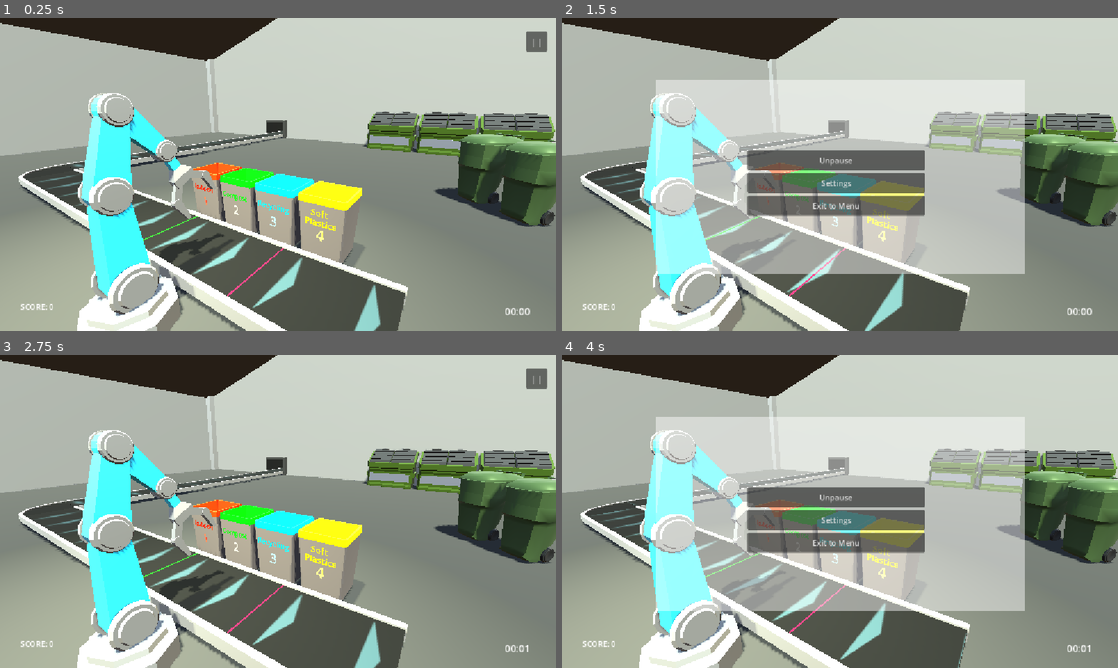
Above: before the commit, frames 1-4 (two rows, left to right).
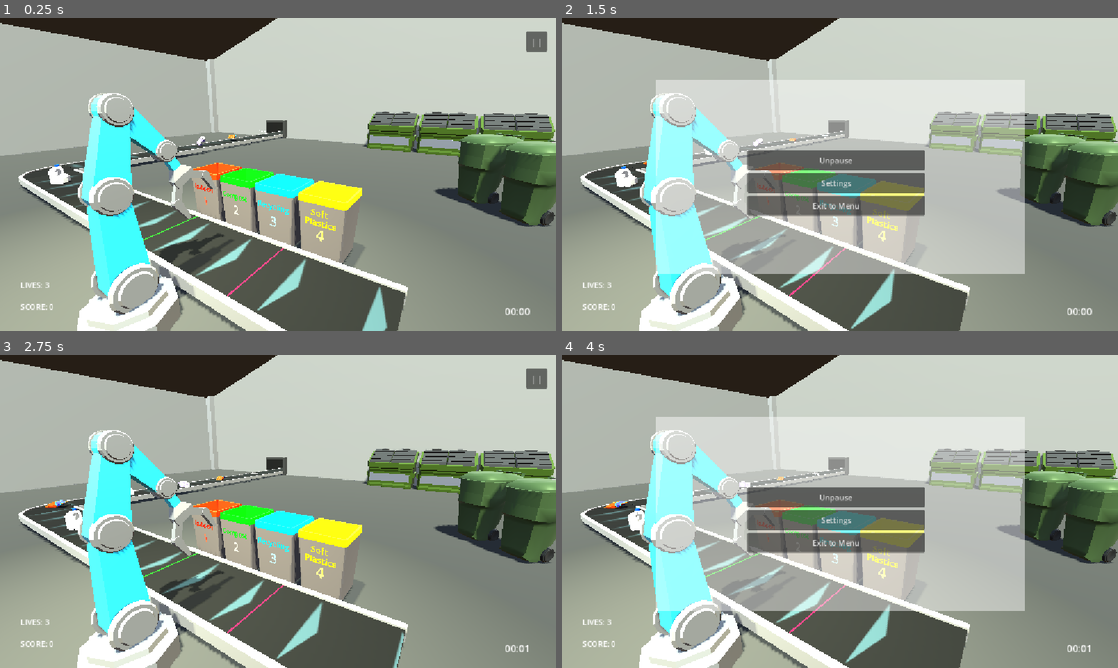
Above: after the commit, the same moments.

Repository: Helena-Schick/Recycling-game
Game: Godot game, scene res://scenes/level.tscn
The game is run twice, just before and just after one commit, with the same random seed, the same clock (stepped at 60 frames per second) and the same inputs. The project has no main scene, so this scene is started directly.
Inputs:
- Up to frame 1 (0.25 s): no input
- Up to frame 2 (1.5 s): click "| |" at 0.5 s; tap Enter at 1.25 s
- Up to frame 3 (2.75 s): click "Unpause" at 2 s
- Up to frame 4 (4 s): click "| |" at 2.75 s; tap Space at 3.5 s

The runs differ from the first frame. In frame 1, 1.7% of the frame differs, in the area x 3-70%, y 35-100%; in frame 2, 2.1%; in frame 3, 2.7%, in the area x 3-73%, y 37-100%; in frame 4, 1.5%.

Commit message:
added game over screen / lives

Diff:
--- /dev/null
+++ b/recycling-game-main/game_over_menu.gd
@@ -0,0 +1,24 @@
+extends Control
+
+@export var level_scene: String
+@export var main_menu: PackedScene
+@export var score_display: Node
+
+var score: int ## The final score
+
+
+# Called when the node enters the scene tree for the first time.
+func _ready() -> void:
+	score_display.text = str(score)
+
+
+func _on_play_pressed() -> void:
+	get_tree().paused = false
+	get_tree().change_scene_to_file(level_scene)
+	call_deferred("queue_free")
+
+
+func _on_exit_pressed() -> void:
+	get_tree().paused = false
+	get_tree().change_scene_to_packed(main_menu)
+	call_deferred("queue_free")
--- a/recycling-game-main/project.godot
+++ b/recycling-game-main/project.godot
@@ -58,7 +58,7 @@
 [physics]
 
 3d/physics_engine="Jolt Physics"
-3d/default_gravity=9.799999999999997
+3d/default_gravity=9.799999999999995
 
 [rendering]
 
--- /dev/null
+++ b/recycling-game-main/scenes/game_over_menu.tscn
@@ -0,0 +1,73 @@
+[gd_scene format=3 uid="uid://cdkbefx12avpx"]
+
+[ext_resource type="Script" uid="uid://nwlf882asb4k" path="res://game_over_menu.gd" id="1_6ebp1"]
+[ext_resource type="PackedScene" uid="uid://rnif5kchm8ca" path="res://scenes/main_menu.tscn" id="3_81acl"]
+
+[node name="Control" type="Control" unique_id=171901341 node_paths=PackedStringArray("score_display")]
+process_mode = 2
+layout_mode = 3
+anchors_preset = 15
+anchor_right = 1.0
+anchor_bottom = 1.0
+grow_horizontal = 2
+grow_vertical = 2
+script = ExtResource("1_6ebp1")
+level_scene = "res://scenes/level.tscn"
+main_menu = ExtResource("3_81acl")
+score_display = NodePath("Score")
+
+[node name="ColorRect2" type="ColorRect" parent="." unique_id=1177675889]
+layout_mode = 1
+anchors_preset = -1
+anchor_left = 0.16840278
+anchor_top = 0.19753087
+anchor_right = 0.8333333
+anchor_bottom = 0.81635803
+color = Color(0.8039216, 0.8039216, 0.8039216, 0.78431374)
+metadata/_edit_use_anchors_ = true
+
+[node name="Play" type="Button" parent="." unique_id=644609818]
+layout_mode = 1
+anchors_preset = -1
+anchor_left = 0.38194445
+anchor_top = 0.5123457
+anchor_right = 0.6024306
+anchor_bottom = 0.5941358
+text = "Play Again"
+metadata/_edit_use_anchors_ = true
+
+[node name="Exit" type="Button" parent="." unique_id=569170051]
+layout_mode = 0
+anchor_left = 0.3810764
+anchor_top = 0.625
+anchor_right = 0.6024306
+anchor_bottom = 0.70679015
+offset_bottom = -3.0517578e-05
+text = "Exit"
+metadata/_edit_use_anchors_ = true
+
+[node name="Score" type="Label" parent="." unique_id=1927946745]
+layout_mode = 1
+anchors_preset = -1
+anchor_left = 0.45572916
+anchor_top = 0.4228395
+anchor_right = 0.5295139
+anchor_bottom = 0.45833334
+theme_override_colors/font_color = Color(0, 0, 0, 1)
+text = "0"
+horizontal_alignment = 1
+metadata/_edit_use_anchors_ = true
+
+[node name="Label" type="Label" parent="." unique_id=1865447679]
+layout_mode = 0
+anchor_left = 0.42881945
+anchor_top = 0.33796296
+anchor_right = 0.5538194
+anchor_bottom = 0.3919753
+theme_override_colors/font_color = Color(0, 0, 0, 1)
+theme_override_font_sizes/font_size = 25
+text = "GAME OVER"
+metadata/_edit_use_anchors_ = true
+
+[connection signal="pressed" from="Play" to="." method="_on_play_pressed"]
+[connection signal="pressed" from="Exit" to="." method="_on_exit_pressed"]
--- a/recycling-game-main/scenes/level.tscn
+++ b/recycling-game-main/scenes/level.tscn
@@ -5,8 +5,10 @@
 [ext_resource type="PackedScene" uid="uid://rnif5kchm8ca" path="res://scenes/main_menu.tscn" id="2_ppgk2"]
 [ext_resource type="PackedScene" uid="uid://dq536o8uflxm8" path="res://scenes/bin.tscn" id="2_w7c3h"]
 [ext_resource type="PackedScene" uid="uid://c1o047ea2cv2a" path="res://scenes/settings_menu.tscn" id="3_2r41h"]
+[ext_resource type="PackedScene" uid="uid://bialkiujn08if" path="res://scenes/item.tscn" id="3_fpun6"]
 [ext_resource type="Material" uid="uid://bx2rmpwyutahk" path="res://assets/arm_resources/material2.tres" id="4_klq6b"]
 [ext_resource type="PackedScene" uid="uid://bla225e0h4nil" path="res://scenes/main_conveyer.tscn" id="4_mx8sn"]
+[ext_resource type="PackedScene" uid="uid://cdkbefx12avpx" path="res://scenes/game_over_menu.tscn" id="5_wc255"]
 [ext_resource type="Material" uid="uid://cijgkxewankfs" path="res://assets/arm_resources/material.tres" id="8_8c41q"]
 [ext_resource type="ArrayMesh" uid="uid://te6qca3jau21" path="res://assets/meshes/Root Scene_Trashcan_Green.res" id="8_b121j"]
 [ext_resource type="PackedScene" uid="uid://cnqw1ie7dkwdl" path="res://assets/meshes/Dumpster by Quaternius - PKsbolkZSr.glb" id="10_olg7q"]
@@ -401,7 +403,14 @@
 [sub_resource type="StandardMaterial3D" id="StandardMaterial3D_h6wmr"]
 albedo_color = Color(0.08701607, 0.08701607, 0.08701607, 1)
 
-[node name="level" type="Node3D" unique_id=447120380 node_paths=PackedStringArray("arm", "timer", "spawner", "conveyor", "camera_a", "camera_b", "animation", "pause_menu", "pause_button", "time_display", "score_display", "feedback_display")]
+[sub_resource type="Curve3D" id="Curve3D_64w2a"]
+_data = {
+"points": PackedVector3Array(0, 0, 0, 0, 0, 0, 60, 2, -32.8, 0, 0, 0, 0, 0, 0, 4.30591, 1.0319538, -32.62943, 0, 0, 0, 0, 0, 0, 4.657194, 0.5490551, -25.444862),
+"tilts": PackedFloat32Array(0, 0, 0)
+}
+point_count = 3
+
+[node name="level" type="Node3D" unique_id=447120380 node_paths=PackedStringArray("arm", "timer", "spawner", "conveyor", "camera_a", "camera_b", "animation", "pause_menu", "path_follow", "pause_button", "time_display", "score_display", "feedback_display", "lives_display")]
 script = ExtResource("1_mx8sn")
 arm = NodePath("arm")
 timer = NodePath("feedback_timer")
@@ -411,13 +420,17 @@
 camera_b = NodePath("Camera B")
 animation = NodePath("AnimationPlayer")
 pause_menu = NodePath("CanvasLayer/pause_menu")
+path_follow = NodePath("Path3D/PathFollow3D")
 pause_button = NodePath("CanvasLayer/pause")
 time_display = NodePath("CanvasLayer/time")
 score_display = NodePath("CanvasLayer/score_label")
 feedback_display = NodePath("CanvasLayer/feedback_display")
 arm_material = ExtResource("4_klq6b")
+item_scene = ExtResource("3_fpun6")
 settings_menu = ExtResource("3_2r41h")
+game_over_menu = ExtResource("5_wc255")
 main_menu_scene = ExtResource("2_ppgk2")
+lives_display = NodePath("CanvasLayer/lives")
 
 [node name="WorldEnvironment" type="WorldEnvironment" parent="." unique_id=1371495711]
 environment = SubResource("Environment_8c41q")
@@ -634,6 +647,15 @@
 text = "00:00"
 metadata/_edit_use_anchors_ = true
 
+[node name="lives" type="Label" parent="CanvasLayer" unique_id=1686415295]
+anchors_preset = -1
+anchor_left = 0.036458332
+anchor_top = 0.83487654
+anchor_right = 0.08767361
+anchor_bottom = 0.8703704
+text = "LIVES: 3"
+metadata/_edit_use_anchors_ = true
+
 [node name="SpotLight3D" type="SpotLight3D" parent="." unique_id=119006520]
 transform = Transform3D(1, 0, 0, 0, -4.3711385e-08, 0.99999994, 0, -0.99999994, -4.3711385e-08, 0, 20, 0)
 light_color = Color(1, 1, 0.8039216, 1)
@@ -757,12 +779,14 @@
 transform = Transform3D(-1, 0, -8.742278e-08, 0, 1, 0, 8.742278e-08, 0, -1, 7.8, 0, -30)
 
 [node name="spawner" parent="." unique_id=600458319 instance=ExtResource("13_64w2a")]
-transform = Transform3D(1, 0, 0, 0, 1, 0, 0, 0, 1, 67.058624, 2.523, -32.8)
-
-[node name="speed_timer" type="Timer" parent="." unique_id=724790142]
-wait_time = 4.0
-one_shot = true
-autostart = true
+transform = Transform3D(1, 0, 0, 0, 1, 0, 0, 0, 1, 66.20633, 2.523, -32.8)
+
+[node name="Path3D" type="Path3D" parent="." unique_id=29436538]
+curve = SubResource("Curve3D_64w2a")
+
+[node name="PathFollow3D" type="PathFollow3D" parent="Path3D" unique_id=577133289]
+transform = Transform3D(-0.0030626338, -0.017378606, 0.9998394, 7.636814e-08, 0.99984354, 0.017378699, -0.9999913, 5.330113e-05, -0.0030621674, 49.001724, 1.8088338, -32.766308)
+progress = 11.0
 
 [connection signal="pressed" from="CanvasLayer/pause" to="." method="pause_game"]
 [connection signal="pressed" from="CanvasLayer/pause_menu/VBoxContainer/Resume" to="." method="_resume_game"]
@@ -771,4 +795,3 @@
 [connection signal="body_entered" from="end" to="." method="_on_end_body_entered"]
 [connection signal="timeout" from="feedback_timer" to="." method="_on_feedback_timer_timeout"]
 [connection signal="timeout" from="level_timer" to="." method="_on_level_timer_timeout"]
-[connection signal="timeout" from="speed_timer" to="." method="_on_speed_timer_timeout"]
--- a/recycling-game-main/scenes/main_menu.tscn
+++ b/recycling-game-main/scenes/main_menu.tscn
@@ -10,6 +10,8 @@
 grow_horizontal = 2
 grow_vertical = 2
 script = ExtResource("1_ekxnf")
+level_scene = "res://scenes/level.tscn"
+credits_scene = "res://scenes/credits.tscn"
 
 [node name="Label" type="Label" parent="." unique_id=421233001]
 layout_mode = 0
--- a/recycling-game-main/scenes/spawner.tscn
+++ b/recycling-game-main/scenes/spawner.tscn
@@ -19,4 +19,4 @@
 visible = false
 mesh = SubResource("BoxMesh_ik2nu")
 
-[connection signal="timeout" from="Timer" to="." method="_spawn_item"]
+[connection signal="timeout" from="Timer" to="." method="_on_timer_timeout"]
--- a/recycling-game-main/scripts/bin.gd
+++ b/recycling-game-main/scripts/bin.gd
@@ -12,4 +12,5 @@
 	else:
 		level.change_score(-level.ITEM_VALUE)
 		level.show_feedback(item.text)
+		level.decrease_lives()
 	item.call_deferred("queue_free")
--- a/recycling-game-main/scripts/level.gd
+++ b/recycling-game-main/scripts/level.gd
@@ -8,23 +8,29 @@
 @export var camera_b: Node ## The second camera
 @export var animation: Node ## The animation player for the score display
 @export var pause_menu: Node ## The pause menu canvas layer
+@export var path_follow: Node ## The path follow node for spawning on the conveyer
 @export var pause_button: Node ## The button that pauses the game
 @export var time_display: Node ## Shows how long the user has been playing the level for
 @export var score_display: Node ## The label that displays the player's score
 @export var feedback_display: Node ## The label that displays feedback to the player
 @export var arm_material: Resource ## The material resource for the arm
+@export var item_scene: PackedScene ## The item scene
 @export var settings_menu: PackedScene ## The scene for the settings menu
+@export var game_over_menu: PackedScene ## The menu that shows when the game ends
 @export var main_menu_scene: PackedScene ## The main menu packed scene
+@export var lives_display: Node ## The label that shows lives left
+
 
 enum bin_type { RUBBISH, COMPOST, RECYCLING, SOFT_PLASTICS }
 const ITEM_VALUE: int = 10
 const SCORE_TEXT: String = "SCORE: "
 const CAMERAS: int = 3 ## The number of cameras
-const START_SPEED: float = 4.0 ## The faster speed to fill the conveyer with items
+const START_ITEMS: int = 6 ## The number of items that start on the conveyer
 
-var score: int = 0
-var current_camera: int = 0
-var time: int = 0
+var score: int = 0 ## The current score
+var lives: int = 3 ## The number of incorrect guesses left
+var current_camera: int = 0 ## The active camera number
+var time: int = 0 ## How long the game has been running
 var camera_c: Node
 
 
@@ -34,7 +40,11 @@
 	arm_material.albedo_color = Global.settings["colour"]
 	camera_c = arm.camera_c
 	camera_a.make_current()
-	_change_speed(START_SPEED)
+
+	# Create items along conveyer
+	for item_number in range(START_ITEMS):
+		path_follow.progress_ratio = (item_number - randf() * spawner.randomness) / float(START_ITEMS)
+		spawner.spawn_item(path_follow.global_position)
 
 
 func _unhandled_input(event: InputEvent) -> void:
@@ -107,6 +117,17 @@
 		animation.play("incorrect")
 
 
+func decrease_lives() -> void:
+	lives -= 1
+	lives_display.text = "LIVES: " + str(lives)
+	if lives == 0:
+		get_tree().paused = true
+		feedback_display.visible = false
+		var menu = game_over_menu.instantiate()
+		menu.score = score
+		add_child(menu)
+
+
 func _on_settings_pressed() -> void:
 	var settings = settings_menu.instantiate()
 	pause_menu.visible = false
@@ -142,7 +163,6 @@
 		seconds = "0" + seconds
 	if len(minutes) == 1:
 		minutes = "0" + minutes
-
 	time_display.text = minutes + ":" + seconds
 
 
@@ -151,7 +171,3 @@
 		conveyer.speed *= factor
 	spawner.time /= factor
 	arm.speed *= factor
-
-
-func _on_speed_timer_timeout() -> void:
-	_change_speed(1 / START_SPEED)
--- a/recycling-game-main/scripts/main_menu.gd
+++ b/recycling-game-main/scripts/main_menu.gd
@@ -1,9 +1,12 @@
 extends Control
+
+@export var level_scene: String
+@export var credits_scene: String
 
 
 ## Start the game
 func _on_play_pressed() -> void:
-	get_tree().change_scene_to_file("res://scenes/level.tscn")
+	get_tree().change_scene_to_file(level_scene)
 
 
 ## Close the game
@@ -13,4 +16,4 @@
 
 ## Open the credits screen
 func _on_credits_pressed() -> void:
-	get_tree().change_scene_to_file("res://scenes/credits.tscn")
+	get_tree().change_scene_to_file(credits_scene)
--- a/recycling-game-main/scripts/spawner.gd
+++ b/recycling-game-main/scripts/spawner.gd
@@ -11,6 +11,7 @@
 const items_folder: String = "res://assets/items/" ## The path to the folder of item data
 
 
+# Called when the node enters the scene tree for the first time.
 func _ready() -> void:
 	# Get the item data from the items folder
 	for item in Array(DirAccess.get_files_at(items_folder)):
@@ -18,16 +19,21 @@
 			items.append(load(items_folder + item))
 
 
-# Spawns the item when the timer goes off
-func _spawn_item() -> void:
+## Spawns the item when the timer goes off
+func _on_timer_timeout() -> void:
 	# restart timer
 	timer.wait_time = time + randf_range(-1, 1) * randomness * time
 	timer.start()
 
-	# spawn item
+	var item_position = global_position + Vector3(randf_range(-SIZE, SIZE), 0, 0)
+	spawn_item(item_position)
+
+
+## Spawns item in a given position
+func spawn_item(item_position: Vector3) -> void:
 	var item = item_scene.instantiate()
 	item.data = items.pick_random()
-	item.position = position + Vector3(randf_range(-SIZE, SIZE), 0, 0)
+	item.position = item_position
 
 	item.add_to_group("rubbish_items")
 	add_sibling.call_deferred(item)
Not shown, added: recycling-game-main/game_over_menu.gd.uid
